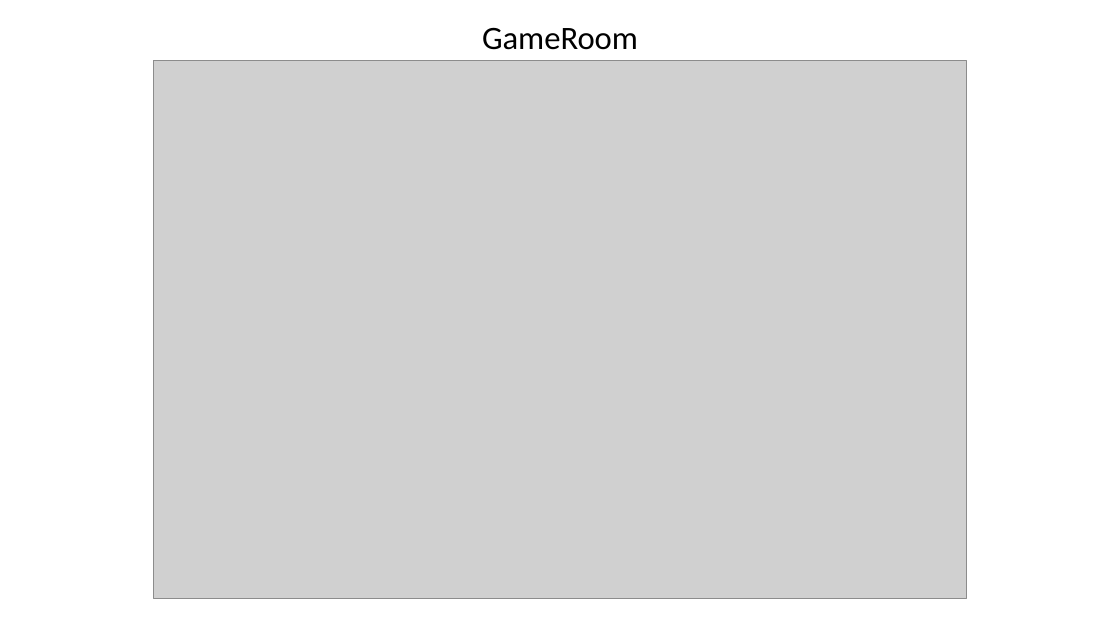
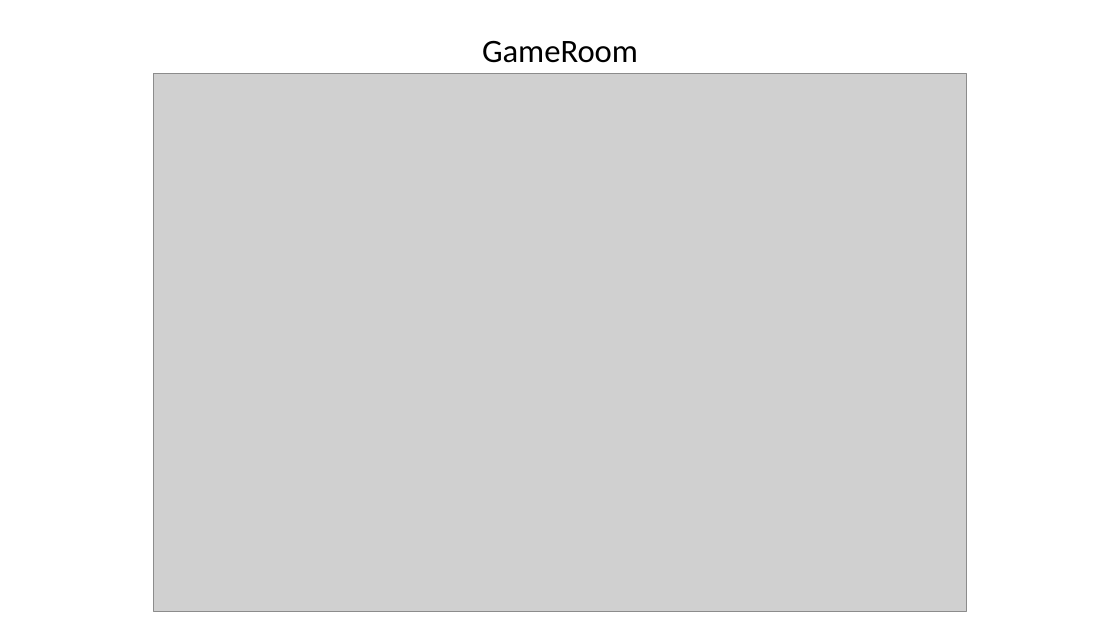
Before and after one commit to spionbruecke/Gava, a slide deck: slide 5 of Präsentation/Präsentation.pptx. Drawn at 1120x630 pixels with LibreOffice and Linux fonts; fonts in the diff are those of the drawing; grey boxes stand for pictures; background and template pictures are left out. Boxes give left, top, right and bottom in pixels: in the first picture for what was removed or moved away, otherwise in the second. Text is boxed around its words. In the diff, an @@ line names an element or a change of style, - is before the commit and + after.

```diff
--- a/Präsentation/Präsentation.pptx
+++ b/Präsentation/Präsentation.pptx
@@ text "GameRoom": place and size @@
-text "GameRoom" at bbox=[482, 27, 638, 50]
+text "GameRoom" at bbox=[482, 40, 638, 63]
@@ picture: place and size @@
-picture at bbox=[154, 60, 966, 598]
+picture at bbox=[154, 74, 966, 612]
```
Also in this commit, not shown: 2 other slides changed.
